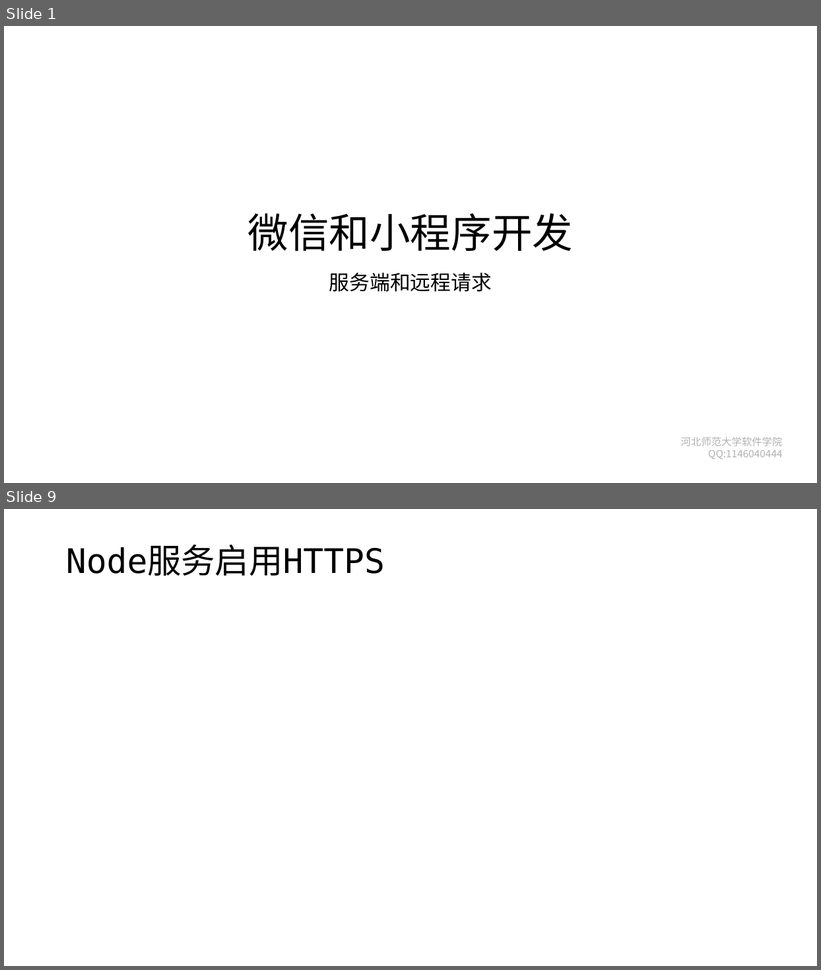
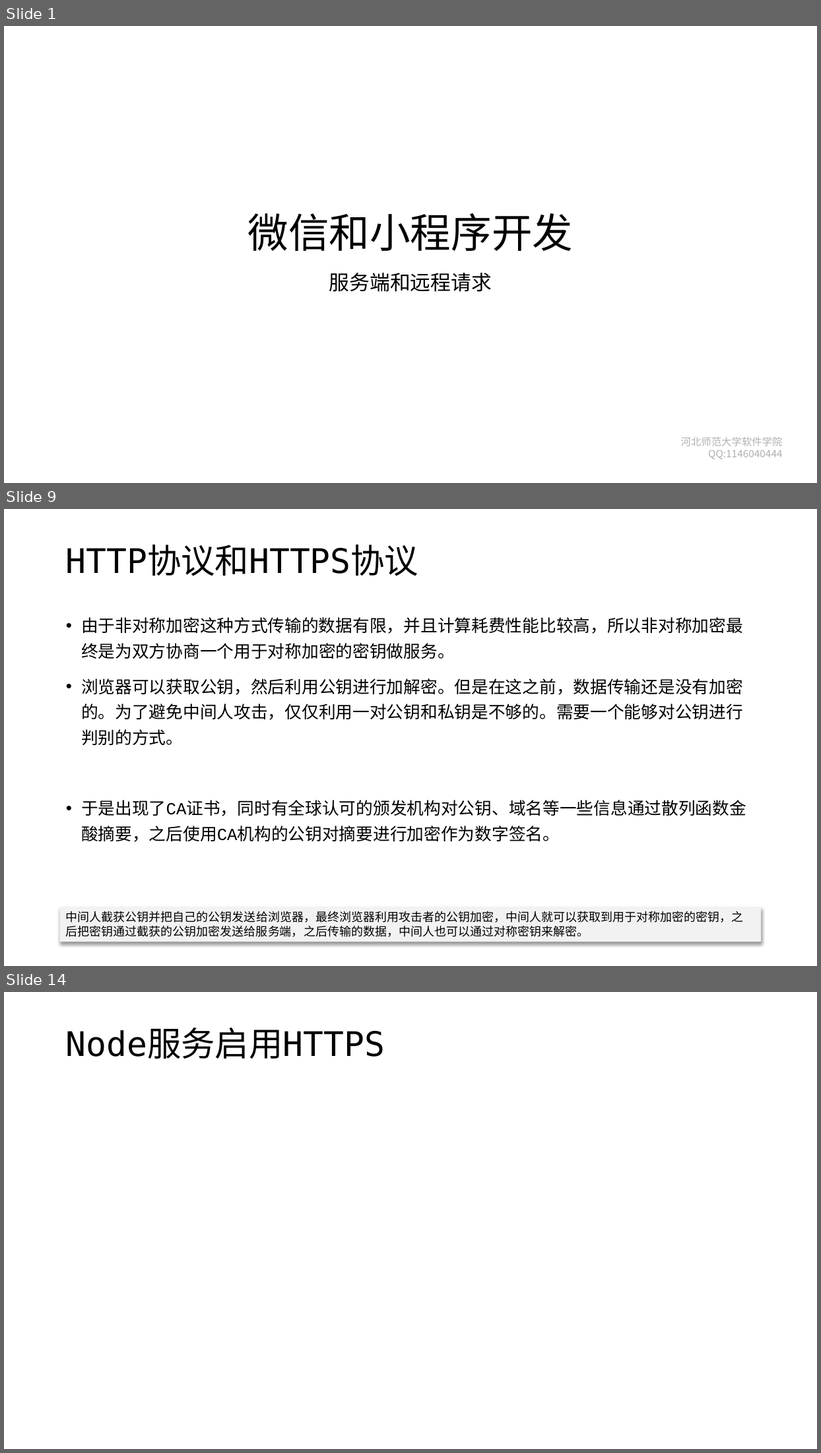
Before and after one commit to edu2act/course-wechat-and-miniprogram, a slide deck: materials/ch06/ch06-服务端和远程请求.pptx. Shown one above the other, each under a label of ours: slides 1 and 9 before the commit, slides 1, 9 and 14 after it; the slides between them are not shown. The pictures are 821x970 and 821x1453 pixels, drawn with LibreOffice and Linux fonts; fonts in the diff are those of the drawing; background and template pictures are left out. Boxes give left, top, right and bottom in pixels: in the first picture for what was removed or moved away, otherwise in the second. Text is boxed around its words. In the diff, an @@ line names an element or a change of style, - is before the commit and + after.

```diff
--- a/materials/ch06/ch06-服务端和远程请求.pptx
+++ b/materials/ch06/ch06-服务端和远程请求.pptx
@@ slide 9 added at box(4, 509, 817, 966), background #FFFFFF @@
@@ title added at box(66, 546, 418, 576), 40 pt, text #000000 @@
+HTTP协议和HTTPS协议
@@ text added at box(81, 617, 746, 842), 20 pt, text #000000 @@
+• 由于非对称加密这种方式传输的数据有限，并且计算耗费性能比较高，所以非对称加密最终是为双方协商一个用于对称加密的密钥做服务。
+• 浏览器可以获取公钥，然后利用公钥进行加解密。但是在这之前，数据传输还是没有加密的。为了避免中间人攻击，仅仅利用一对公钥和私钥是不够的。需要一个能够对公钥进行判别的方式。
+• 于是出现了CA证书，同时有全球认可的颁发机构对公钥、域名等一些信息通过散列函数金酸摘要，之后使用CA机构的公钥对摘要进行加密作为数字签名。
@@ rectangle added at box(60, 908, 762, 942), fill #F2F2F2, 14 pt, text #000000 @@
+中间人截获公钥并把自己的公钥发送给浏览器，最终浏览器利用攻击者的公钥加密，中间人就可以获取到用于对称加密的密钥，之后把密钥通过截获的公钥加密发送给服务端，之后传输的数据，中间人也可以通过对称密钥来解密。
@@ what was slide 9 is now slide 14 @@
```
Also in this commit, not shown: 7 slides changed, 11 other slides added, 4 slides removed, 2 other files.
